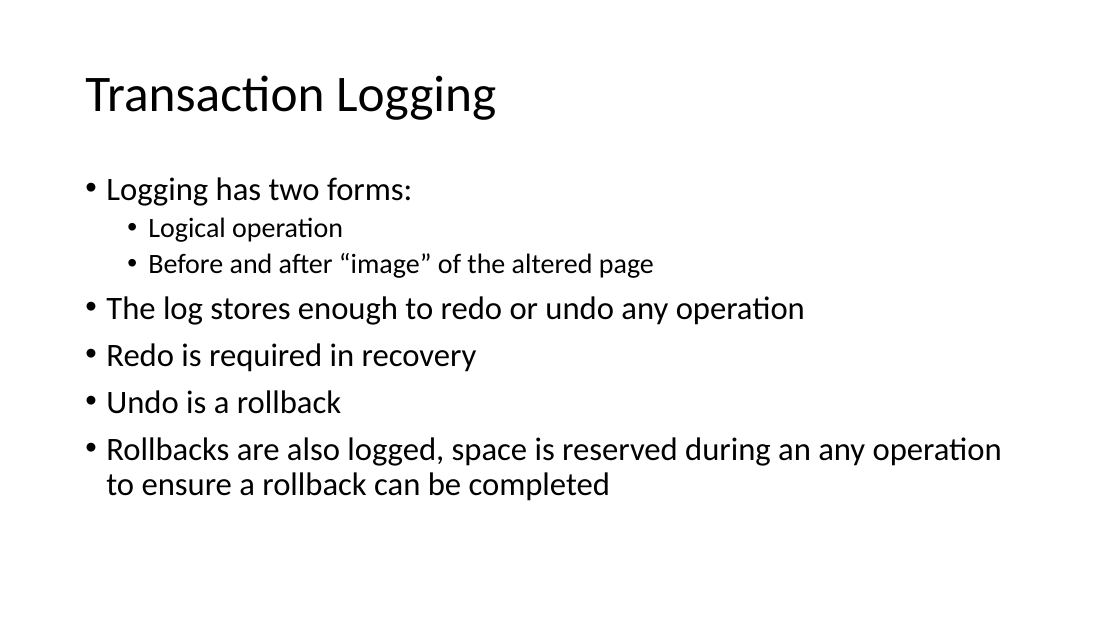
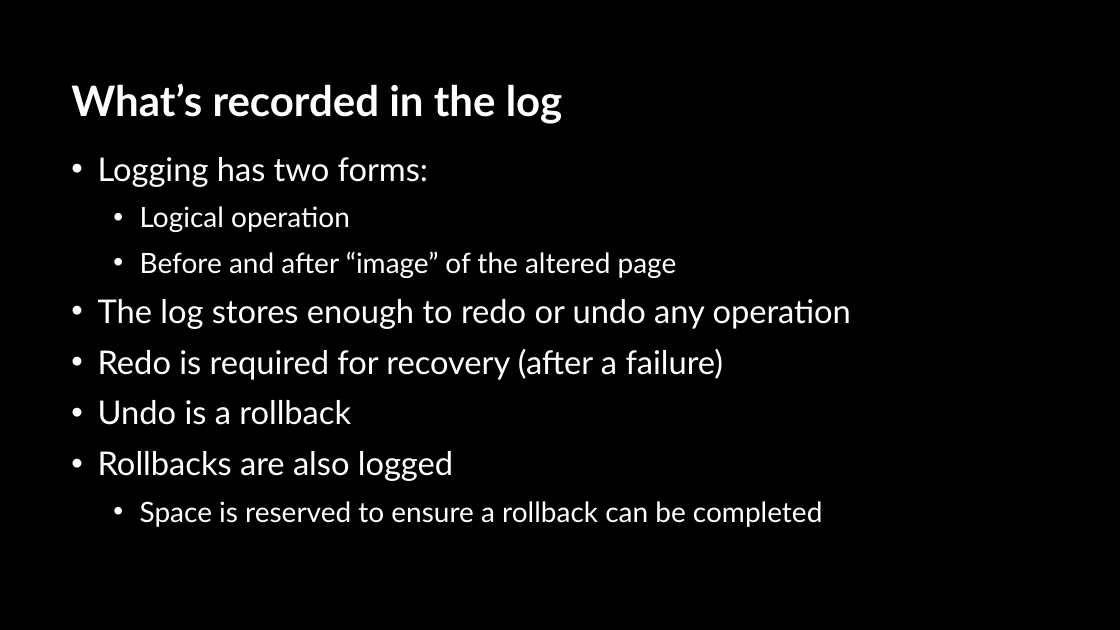
Before and after one commit to sabinio/SQLTraining, a slide deck: slide 13 of Slides/1. Logging.pptx (slide 6 before the commit). Drawn at 1120x630 pixels with LibreOffice and Linux fonts; fonts in the diff are those of the drawing; background and template pictures are left out. Boxes give left, top, right and bottom in pixels: in the first picture for what was removed or moved away, otherwise in the second. Text is boxed around its words. In the diff, an @@ line names an element or a change of style, - is before the commit and + after.

```diff
--- a/Slides/1. Logging.pptx
+++ b/Slides/1. Logging.pptx
@@ background #FFFFFF to picture (left out) @@
@@ title at (x1=71, y1=83, x2=563, y2=124): text changed; size 44 to 36 pt; font Calibri to Lato; text colour #000000 to #FFFFFF; bold on @@
-Transaction Logging
+What’s recorded in the log
@@ text "Logging has two forms:" moved from (x1=106, y1=177, x2=1002, y2=501) to (x1=98, y1=157, x2=851, y2=527) @@
@@ text at (x1=98, y1=157, x2=851, y2=425): font Calibri to Lato, text colour #000000 to #FFFFFF in "Logging has two forms:", "Logical operation", "Before and after “image” of the altered ...", "The log stores enough to redo or ..." and 1 more places; indent changed; line spacing 0.9 to 1; more space between paragraphs @@
@@ text at (x1=98, y1=349, x2=724, y2=380): text changed; font Calibri to Lato; text colour #000000 to #FFFFFF @@
-• Redo is required in recovery
+• Redo is required for recovery (after a failure)
@@ text at (x1=98, y1=451, x2=822, y2=527): text changed; size 28 to 24 pt; font Calibri to Lato; text colour #000000 to #FFFFFF @@
-• Rollbacks are also logged, space is reserved during an any operation to ensure a rollback can be completed
+• Rollbacks are also logged
+  • Space is reserved to ensure a rollback can be completed
```
Also in this commit, not shown: 15 other slides changed, 20 slides added, 1 slide removed.
